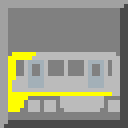
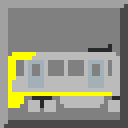
The second 128px x 128px image is a revision of the first. Changes to its layers:
painted on "Wagon #1" over [8, 44, 120, 112]
